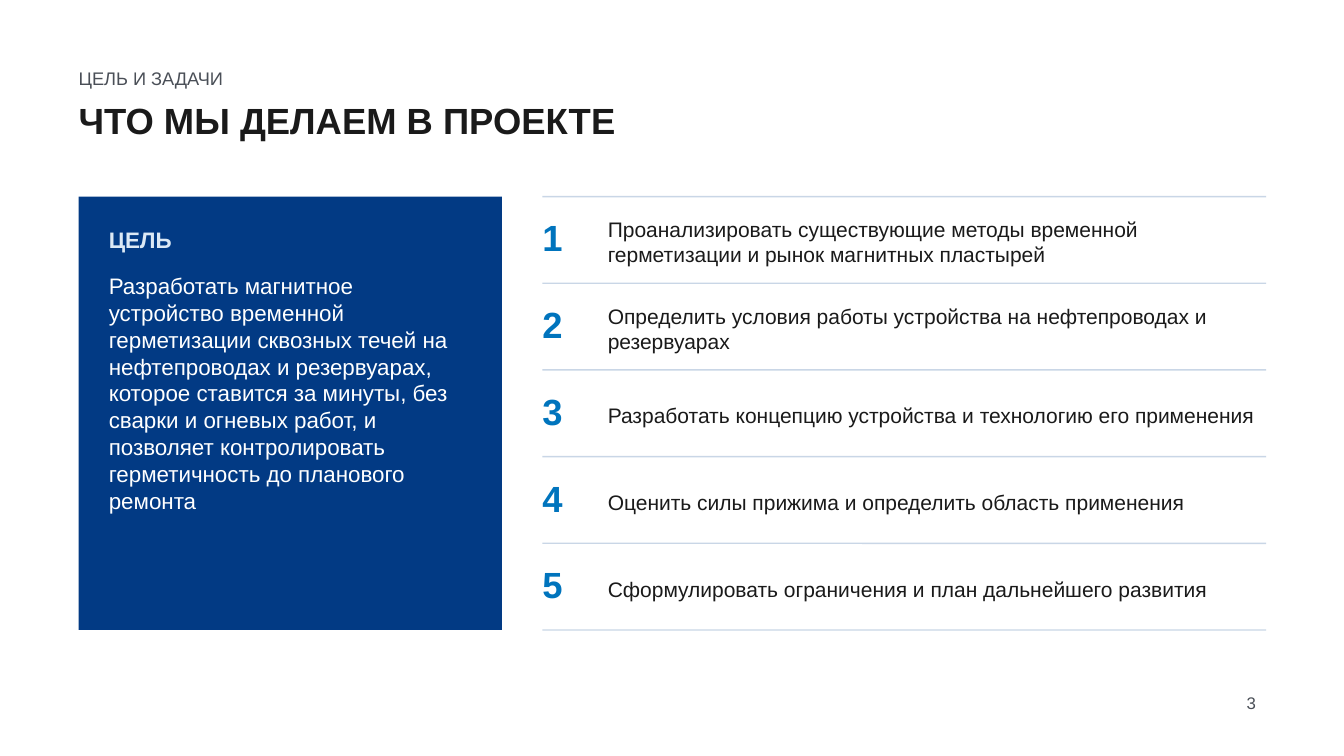
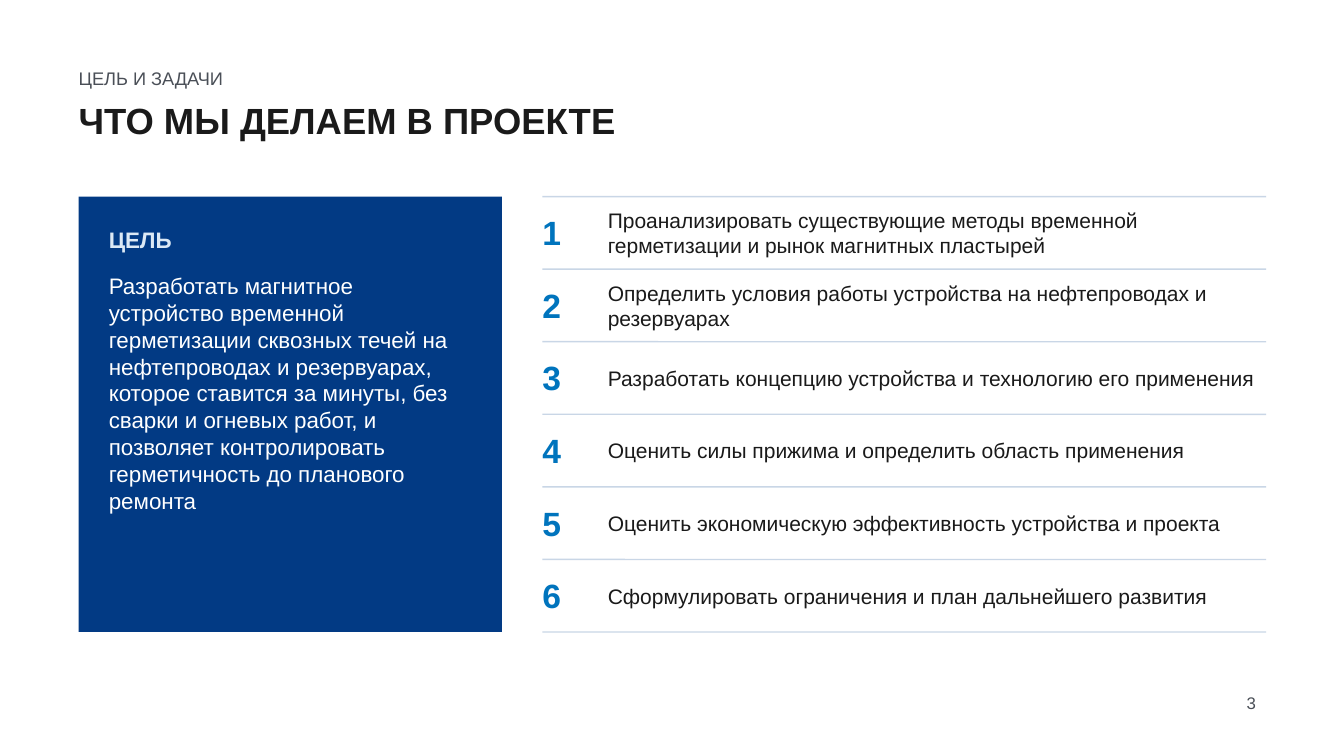
Before and after one commit to Arhipov-stack/ArhipovHub, a slide deck: slide 3 of magnetic-seal-plate/presentation/MVGP_presentation.pptx. Drawn at 1344x756 pixels with LibreOffice and Linux fonts; fonts in the diff are those of the drawing. Boxes give left, top, right and bottom in pixels: in the first picture for what was removed or moved away, otherwise in the second. Text is boxed around its words. In the diff, an @@ line names an element or a change of style, - is before the commit and + after.

```diff
--- a/magnetic-seal-plate/presentation/MVGP_presentation.pptx
+++ b/magnetic-seal-plate/presentation/MVGP_presentation.pptx
@@ text "Проанализировать существующие методы временной герметизации ...": place and size @@
-text "Проанализировать существующие методы временной герметизации ..." at (608,221,1138,267)
+text "Проанализировать существующие методы временной герметизации ..." at (608,212,1138,258)
@@ line moved from (542, 283) - (1266, 283) to (542, 269) - (1266, 269) @@
@@ text "2": place and size @@
-text "2" at (542,312,562,338)
+text "2" at (542,294,561,318)
@@ text "Определить условия работы устройства на ...": place and size @@
-text "Определить условия работы устройства на ..." at (608,308,1207,354)
+text "Определить условия работы устройства на ..." at (608,285,1207,330)
@@ text "3": place and size @@
-text "3" at (542,399,562,426)
+text "3" at (542,366,561,391)
@@ line moved from (542, 370) - (1266, 370) to (542, 342) - (1266, 342) @@
@@ text "Разработать концепцию устройства и технологию ...": place and size @@
-text "Разработать концепцию устройства и технологию ..." at (608,407,1254,428)
+text "Разработать концепцию устройства и технологию ..." at (608,370,1254,390)
@@ line moved from (542, 457) - (1266, 457) to (542, 414) - (1266, 414) @@
@@ text "4": place and size @@
-text "4" at (542,487,562,512)
+text "4" at (542,440,561,463)
@@ text "Оценить силы прижима и определить ...": place and size @@
-text "Оценить силы прижима и определить ..." at (608,494,1184,514)
+text "Оценить силы прижима и определить ..." at (608,442,1184,463)
@@ size 26 to 24 pt in 5 elements at (542,222,561,245), (542,294,561,318), (542,366,561,391), (542,440,561,463), (542,513,561,537) @@
@@ text "5": place and size @@
-text "5" at (542,573,562,599)
+text "5" at (542,513,561,537)
@@ line moved from (542, 543) - (1266, 543) to (542, 487) - (1266, 487) @@
@@ text added at (608,515,1220,536), 15 pt, text #1A1A1A @@
+Оценить экономическую эффективность устройства и проекта
@@ line moved from (542, 630) - (1266, 630) to (542, 560) - (1266, 560) @@
@@ text "Сформулировать ограничения и план дальнейшего ...": place and size @@
-text "Сформулировать ограничения и план дальнейшего ..." at (608,581,1206,601)
+text "Сформулировать ограничения и план дальнейшего ..." at (608,588,1206,608)
@@ text added at (542,584,561,609), 24 pt, text #0074BD, bold @@
+6
@@ line added from (542, 632) to (1266, 632), #C9D6E6 1 pt @@
```
Also in this commit, not shown: 3 other slides changed, 6 slides added, 15 other files.
